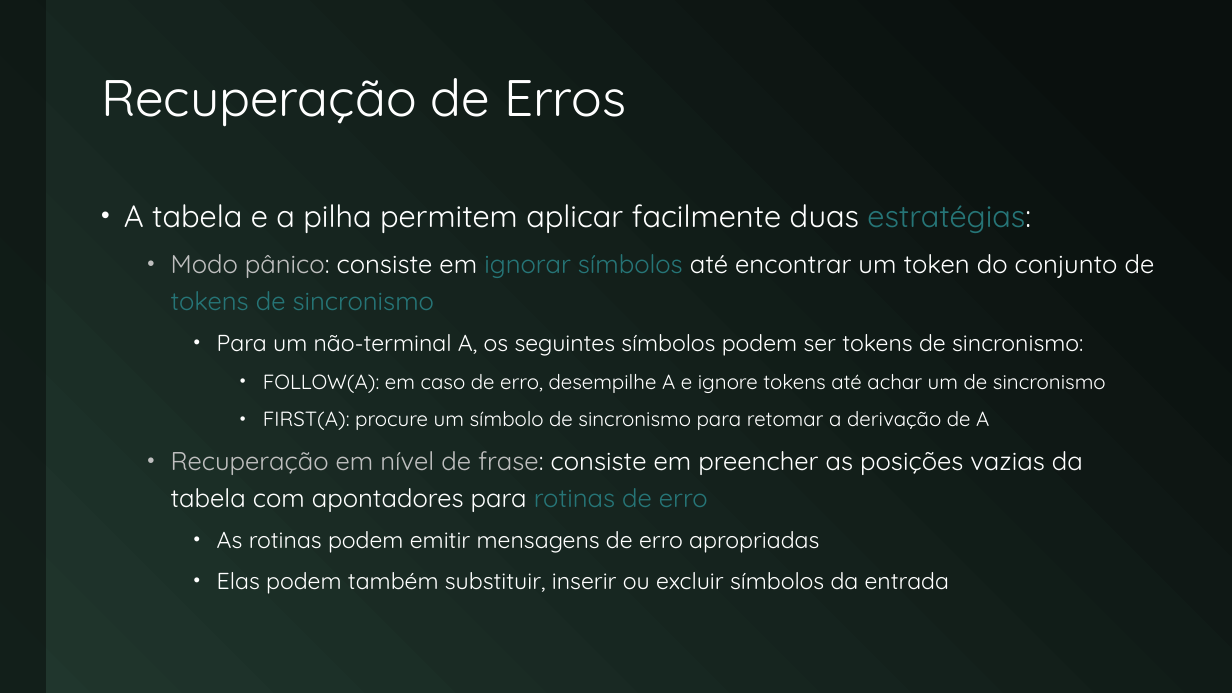
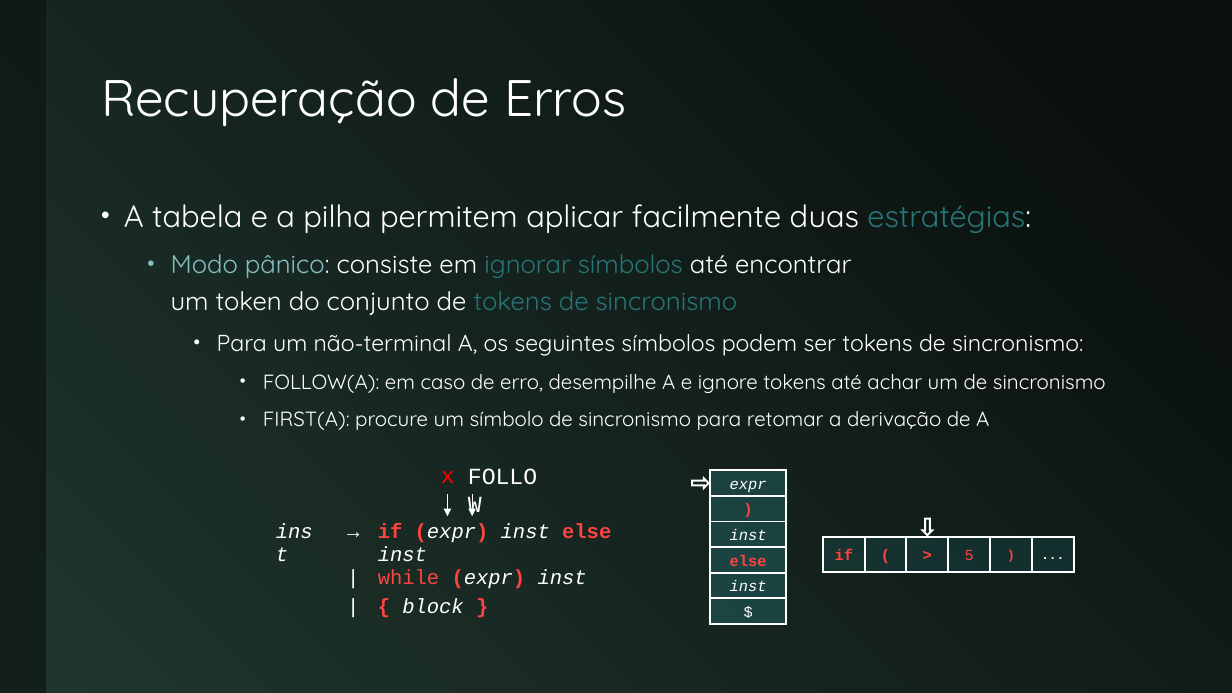
Before and after one commit to JudsonSS/Compiladores, a slide deck: slide 24 of Slides/22. Analisador Preditivo.pptx (slide 17 before the commit). Drawn at 1232x693 pixels with LibreOffice and Linux fonts; fonts in the diff are those of the drawing. Boxes give left, top, right and bottom in pixels: in the first picture for what was removed or moved away, otherwise in the second. Text is boxed around its words. In the diff, an @@ line names an element or a change of style, - is before the commit and + after.

```diff
--- a/Slides/22. Analisador Preditivo.pptx
+++ b/Slides/22. Analisador Preditivo.pptx
@@ text at (x1=171, y1=254, x2=851, y2=315): text colour #BFBFBF to #83BEC0 in "Modo pânico:" @@
@@ text at (x1=171, y1=451, x2=1083, y2=594): paragraphs removed @@
-  • Recuperação em nível de frase: consiste em preencher as posições vazias da tabela com apontadores para rotinas de erro
-    • As rotinas podem emitir mensagens de erro apropriadas
-    • Elas podem também substituir, inserir ou excluir símbolos da entrada
@@ text added at (x1=441, y1=470, x2=455, y2=483), 18 pt, text #FF0000 @@
+x
@@ text added at (x1=458, y1=457, x2=554, y2=494), 18 pt, text #FFFFFF @@
+FOLLOW
@@ up arrow added at (x1=692, y1=479, x2=709, y2=488), outline #FFFFFF 1.5 pt @@
@@ arrow added from (447, 494) to (447, 517), #FFFFFF 0.5 pt @@
@@ arrow added from (472, 494) to (472, 517), #FFFFFF 0.5 pt @@
@@ group added at (x1=711, y1=470, x2=787, y2=624): 6 rectangles @@
+inst
+$
+inst
+else
+expr
+)
@@ table added at (x1=266, y1=521, x2=666, y2=617), 3 rows, 3 columns @@
+inst | → | if (expr) inst else inst
+ | | | while (expr) inst
+ | | | { block }
@@ up arrow added at (x1=922, y1=518, x2=932, y2=535), outline #FFFFFF 1.5 pt @@
@@ group added at (x1=823, y1=537, x2=1073, y2=572): 6 rectangles @@
+if
+(
+>
+5
+...
+)
```
Also in this commit, not shown: 15 other slides changed, 8 slides added.
